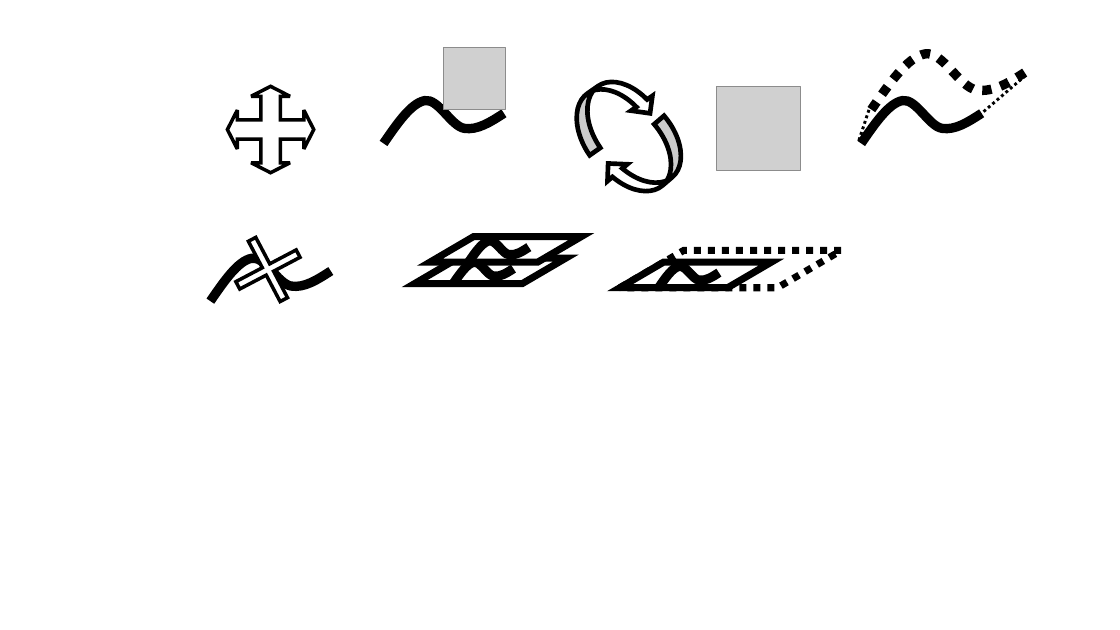
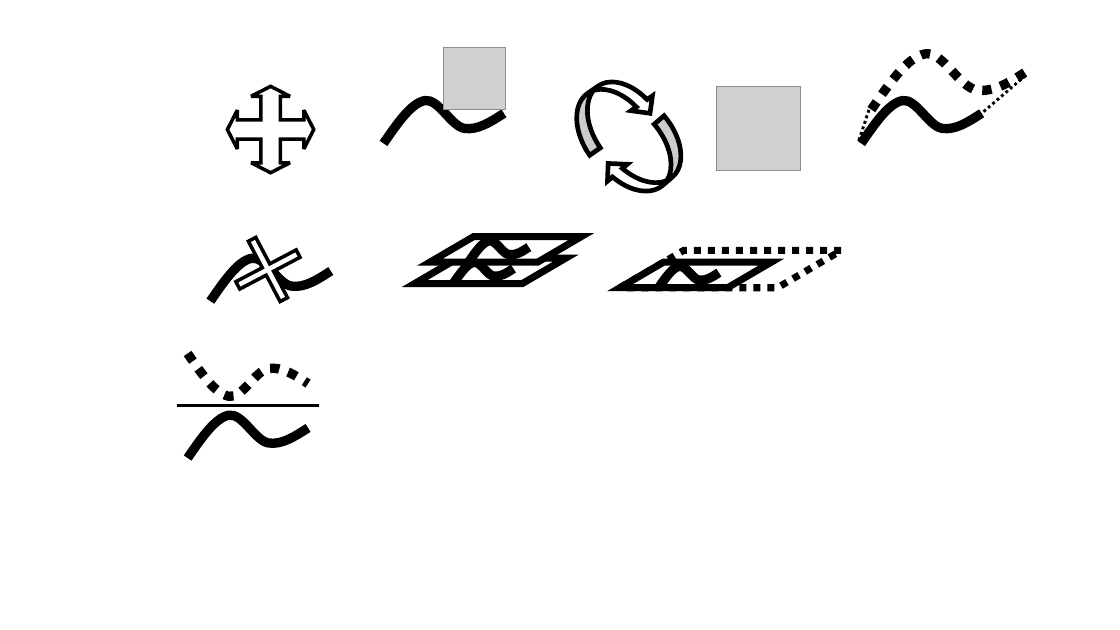
Before and after one commit to boris-van-sosin/Sprocket-Turret-Designer-Mk2, a slide deck: slide 1 of icons.pptx. Drawn at 1120x630 pixels with LibreOffice and Linux fonts; fonts in the diff are those of the drawing; grey boxes stand for pictures. Boxes give left, top, right and bottom in pixels: in the first picture for what was removed or moved away, otherwise in the second. Text is boxed around its words. In the diff, an @@ line names an element or a change of style, - is before the commit and + after.

```diff
--- a/icons.pptx
+++ b/icons.pptx
@@ freeform shape added at bbox=[187, 354, 308, 397], outline #000000 8 pt dashed @@
@@ line added from (318, 406) to (177, 406), #000000 2.5 pt @@
@@ freeform shape added at bbox=[187, 415, 308, 458], outline #000000 8 pt @@
```
Also in this commit, not shown: 10 other files.
